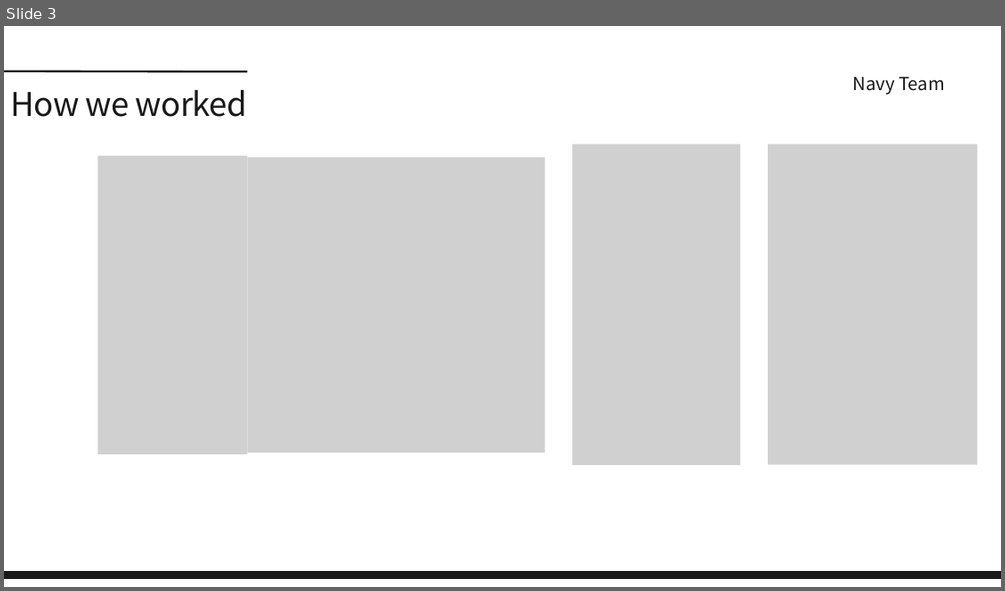
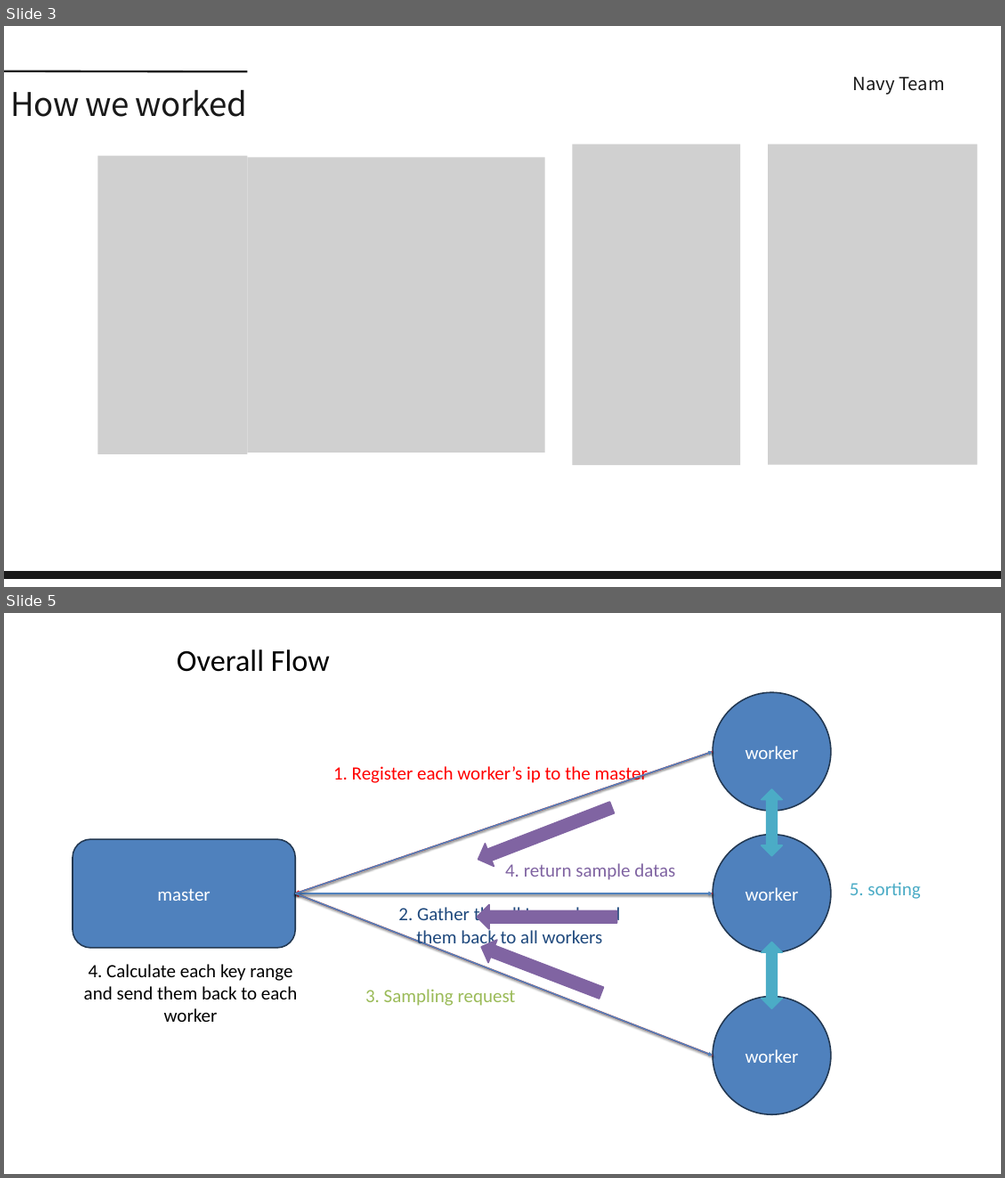
Before and after one commit to Hyunsoo1030/332project, a slide deck: Presentation.pptx. Shown one above the other, each under a label of ours: slide 3 before the commit, slides 3 and 5 after it; the slides between them are not shown. The pictures are 1005x591 and 1005x1178 pixels, drawn with LibreOffice and Linux fonts; fonts in the diff are those of the drawing; grey boxes stand for pictures. Boxes give left, top, right and bottom in pixels: in the first picture for what was removed or moved away, otherwise in the second. Text is boxed around its words. In the diff, an @@ line names an element or a change of style, - is before the commit and + after.

```diff
--- a/Presentation.pptx
+++ b/Presentation.pptx
@@ slide 5 added at (x1=4, y1=613, x2=1001, y2=1174), background #FFFFFF @@
@@ title added at (x1=177, y1=649, x2=330, y2=672), 44 pt, text #000000 @@
+Overall Flow
@@ ellipse added at (x1=712, y1=692, x2=831, y2=811), fill #4F81BD, outline #233953 2 pt, 27 pt, text #FFFFFF @@
+worker
@@ arrow added from (712, 752) to (295, 893), #FF0000 2 pt @@
@@ arrow added from (295, 893) to (712, 752), #4F81BD 2 pt @@
@@ text added at (x1=333, y1=766, x2=647, y2=785), 27 pt, text #FF0000 @@
+1. Register each worker’s ip to the master
@@ down arrow added at (x1=474, y1=796, x2=616, y2=870), fill #8064A2, outline #8064A2 2 pt @@
@@ up down arrow added at (x1=761, y1=789, x2=782, y2=856), fill #4BACC6, outline #4BACC6 2 pt @@
@@ rounded rectangle added at (x1=73, y1=839, x2=296, y2=948), fill #4F81BD, outline #233953 2 pt, 27 pt, text #FFFFFF @@
+master
@@ ellipse added at (x1=712, y1=835, x2=831, y2=952), fill #4F81BD, outline #233953 2 pt, 27 pt, text #FFFFFF @@
+worker
@@ text added at (x1=505, y1=863, x2=675, y2=880), 27 pt, text #8064A2 @@
+4. return sample datas
@@ arrow added from (712, 893) to (295, 893), #FF0000 2 pt @@
@@ arrow added from (712, 1055) to (295, 893), #FF0000 2 pt @@
@@ arrow added from (295, 893) to (712, 893), #4F81BD 2 pt @@
@@ arrow added from (295, 893) to (712, 1055), #4F81BD 2 pt @@
@@ text added at (x1=398, y1=905, x2=621, y2=949), 27 pt, text #1F497D @@
+2. Gather the all Ips and send them back to all workers
@@ down arrow added at (x1=477, y1=905, x2=616, y2=929), fill #8064A2, outline #8064A2 2 pt @@
@@ text added at (x1=850, y1=882, x2=920, y2=899), 27 pt, text #4BACC6 @@
+5. sorting
@@ down arrow added at (x1=477, y1=935, x2=606, y2=1005), fill #8064A2, outline #8064A2 2 pt @@
@@ up down arrow added at (x1=761, y1=942, x2=782, y2=1009), fill #4BACC6, outline #4BACC6 2 pt @@
@@ text added at (x1=84, y1=964, x2=297, y2=1022), 27 pt, text #000000 @@
+4. Calculate each key range and send them back to each worker
@@ text added at (x1=365, y1=989, x2=516, y2=1005), 27 pt, text #9BBB59 @@
+3. Sampling request
@@ ellipse added at (x1=712, y1=997, x2=831, y2=1114), fill #4F81BD, outline #233953 2 pt, 27 pt, text #FFFFFF @@
+worker
```
Also in this commit, not shown: 4 other slides added.
